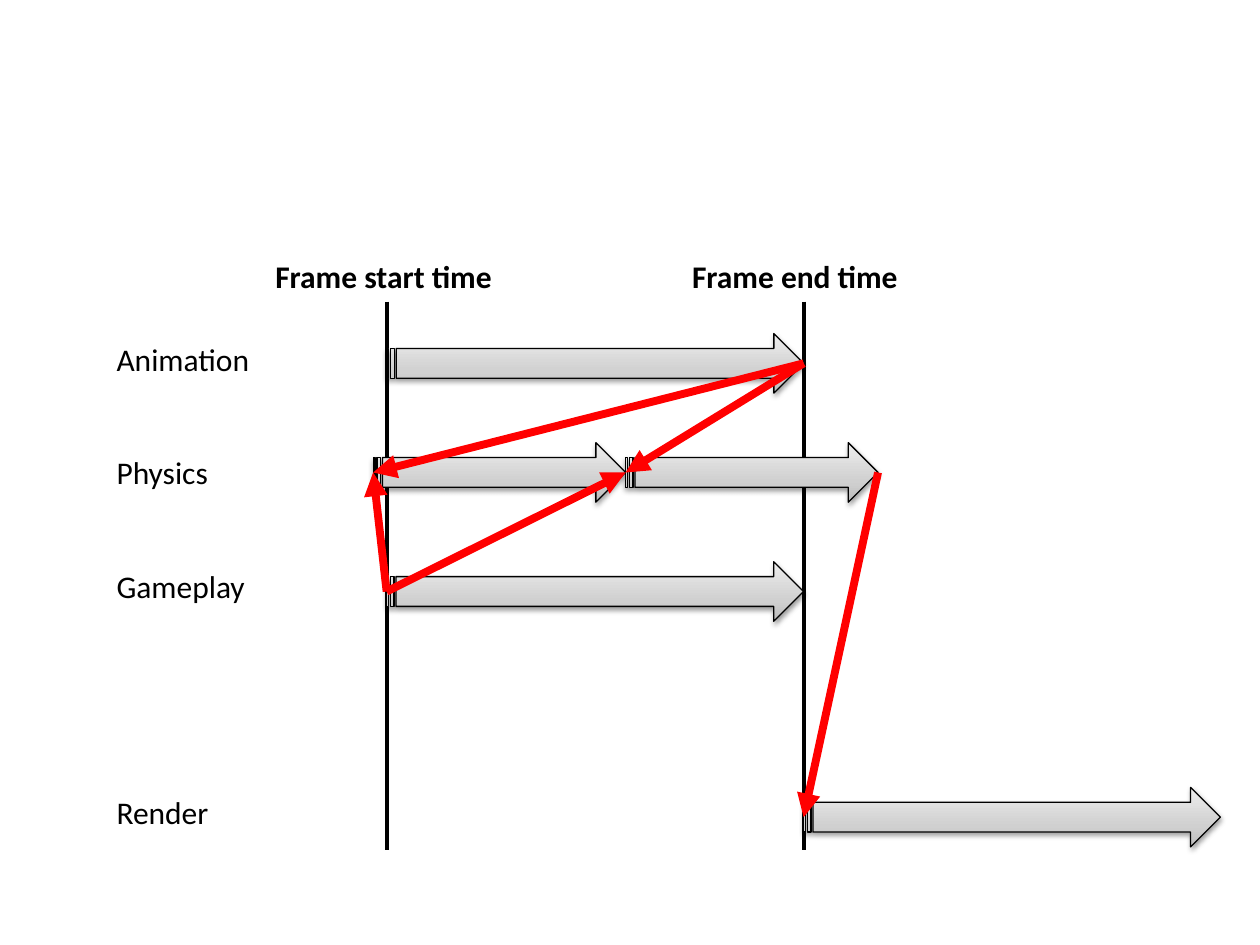
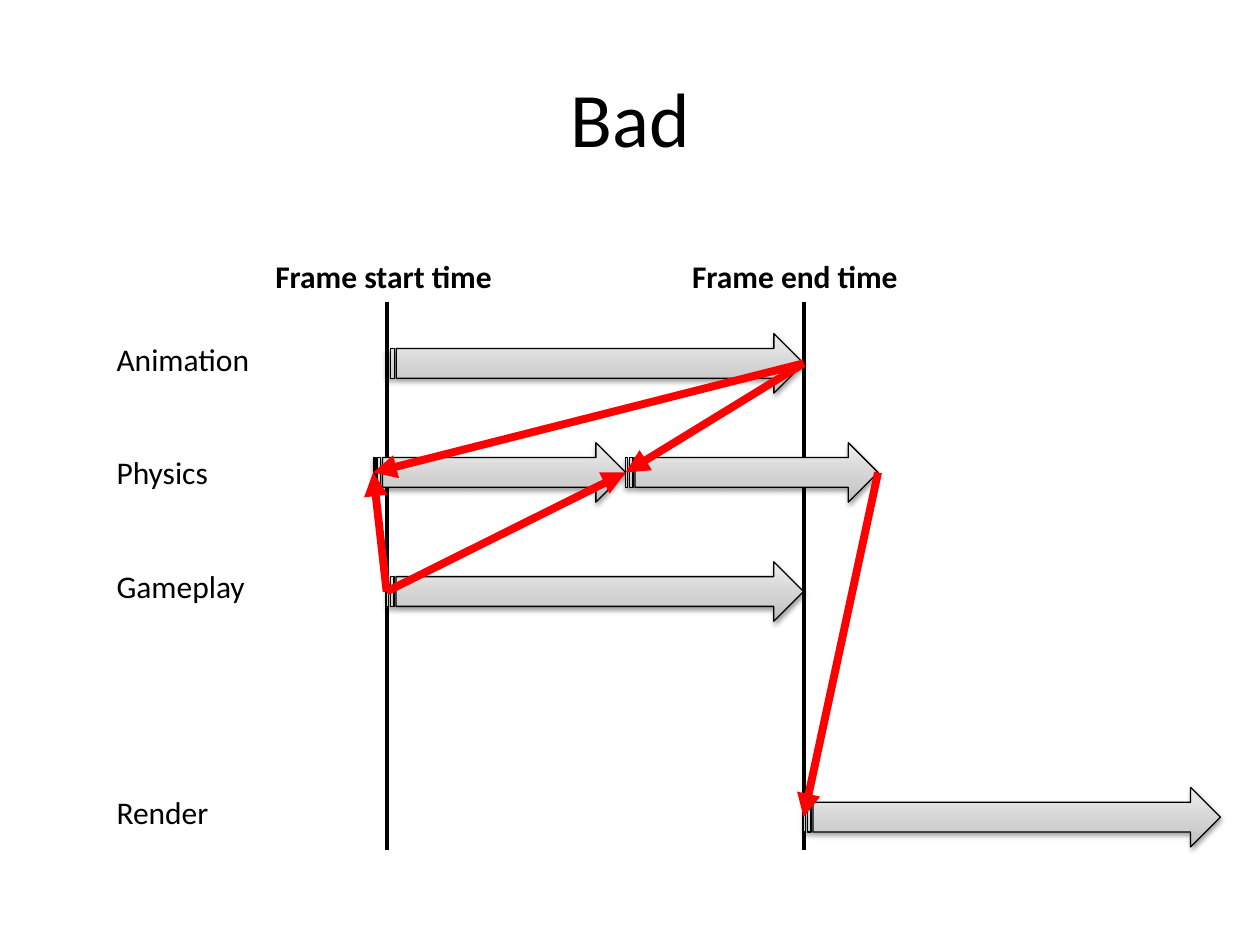
Before and after one commit to huwb/jitternator, a slide deck: slide 2 of other/update_analysis.pptx (slide 1 before the commit). Drawn at 1260x945 pixels with LibreOffice and Linux fonts; fonts in the diff are those of the drawing. Boxes give left, top, right and bottom in pixels: in the first picture for what was removed or moved away, otherwise in the second. Text is boxed around its words. In the diff, an @@ line names an element or a change of style, - is before the commit and + after.

```diff
--- a/other/update_analysis.pptx
+++ b/other/update_analysis.pptx
@@ title added at [570, 93, 689, 148], 44 pt, text #000000 @@
+Bad
```
Also in this commit, not shown: 1 other slide changed, 5 slides added, 4 other files.
